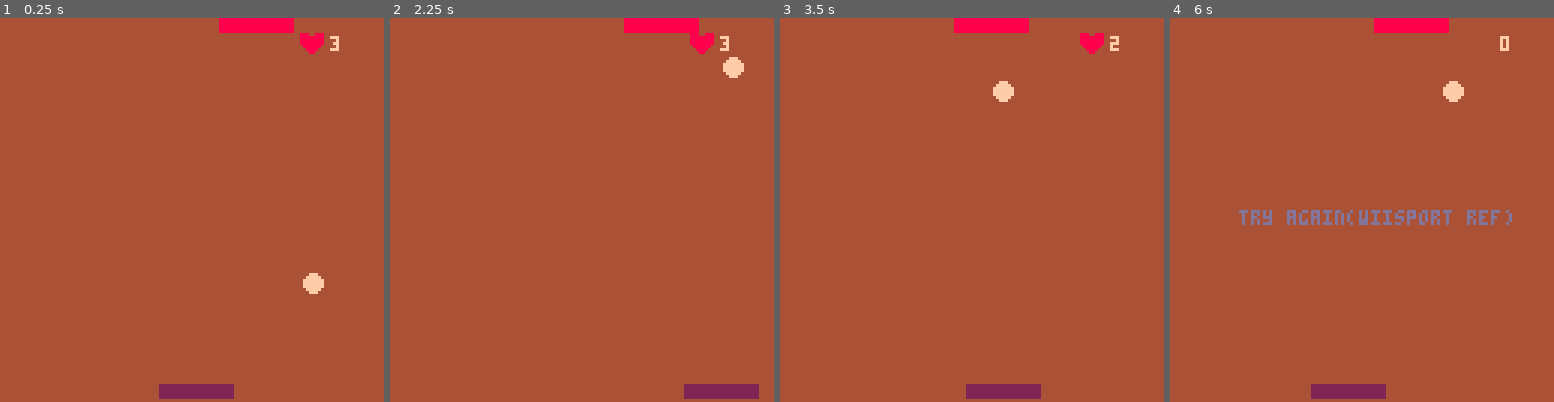
Above: before the commit, frames 1-4 (left to right).
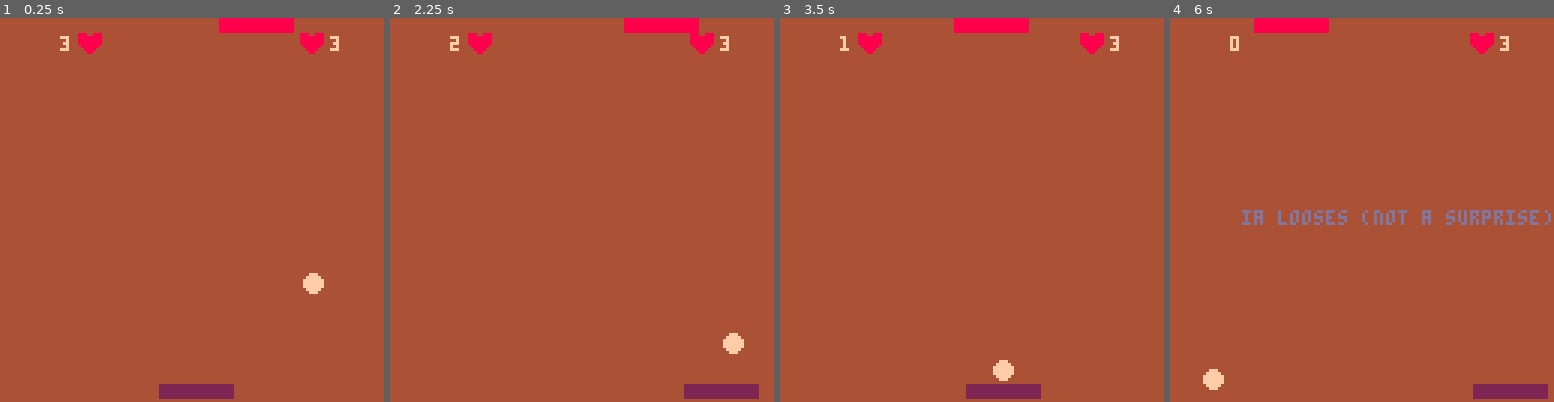
Above: after the commit, the same moments.

Repository: djyn123/pong_cc
Game: PICO-8 cartridge pong.p8
Same seed, same stepped clock (60 frames per second), same inputs: the game is played once before the commit and once after it.
Inputs:
- Up to frame 1 (0.25 s): no input
- Up to frame 2 (2.25 s): hold Right 1.6-2.1 s
- Up to frame 3 (3.5 s): hold Right 2.47-3.03 s; hold Left from 3.08 s (still down)
- Up to frame 4 (6 s): release Left at 3.58 s; hold Right 4.02-4.68 s; hold Left 5.08-5.68 s

The runs differ from the first frame. In frame 1, 0.3% of the frame differs, in the area x 15-27%, y 3-10%; in frame 2, 0.8%; in frame 3, 0.8%; in frame 4, 5.5%, in the area x 8-100%, y 0-100%.

Commit message:
Update pong.p8
ia ok

Diff:
--- a/pong.p8
+++ b/pong.p8
@@ -35,7 +35,7 @@
 end
 
 function _update()
-	 if lives > 0 then
+	 if lives > 0 and livesia >0 then
   	movepaddle()
   	moveball()
   	moveia()
@@ -61,10 +61,6 @@
    -- sfx(0)
   end
 
-  if bally < ballsize then
-    ballydir = -ballydir
-    --sfx(0)
-  end
 end
 
 function bouncepaddle()
@@ -76,7 +72,7 @@
 	 end
 	 if ballx >= padiax and ballx <= padiax+padiaw and bally > padiah+pady then
 		--sfx(0)
-		ballydir =-ballydir
+		 ballydir =-ballydir
 	end
 end
 
@@ -97,12 +93,15 @@
 		end
 		if bally < 0 then
 				if livesia > 0 then
-					 livesia -= 1
+					bally = 120
+					livesia -= 1
 				end
-				elseif livesia == 0 then
-					ballydir = 0
-					ballxdir = 0
-					bally = 64
+				else if lives == 0 then
+				  ballydir = 0
+				  ballxdir = 0
+				  bally = 64
+				 --sfx(5)
+				end
 		end
 end
 
@@ -114,7 +113,11 @@
 		for i = 1, lives do
 				spr(001,100,4)
 		end
+		for i = 1, livesia do
+				spr(001,26,4)
+		end
 		print(lives, 110,6,15)
+		print(livesia,20,6,15)
 	 rectfill(padx,pady,padx+padw,pady+padh,50)
 		rectfill(padiax,padiay,padiax+padiaw,padiay+padiah,120)
 		circfill(ballx, bally, ballsize, 15)
